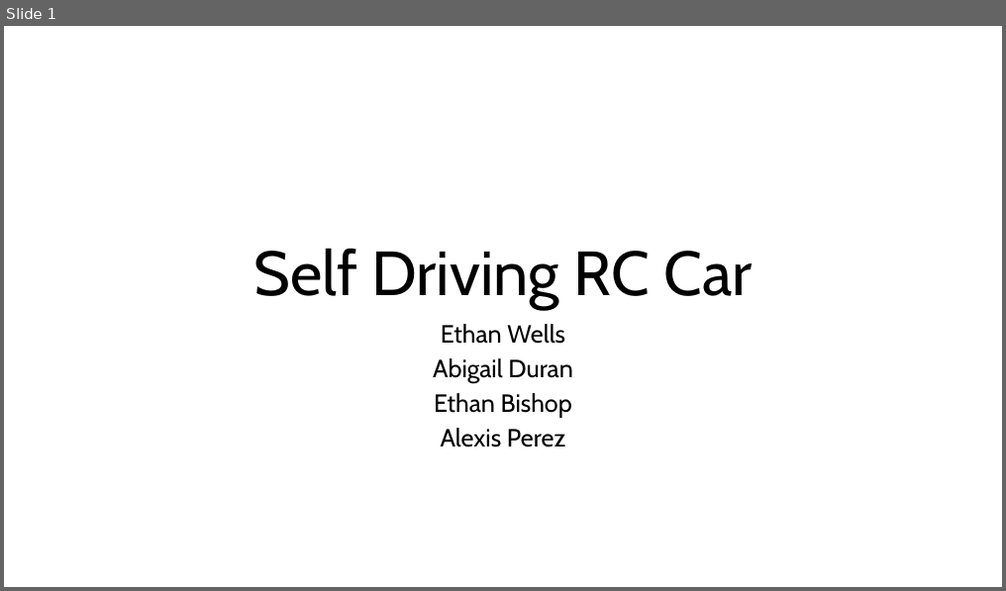
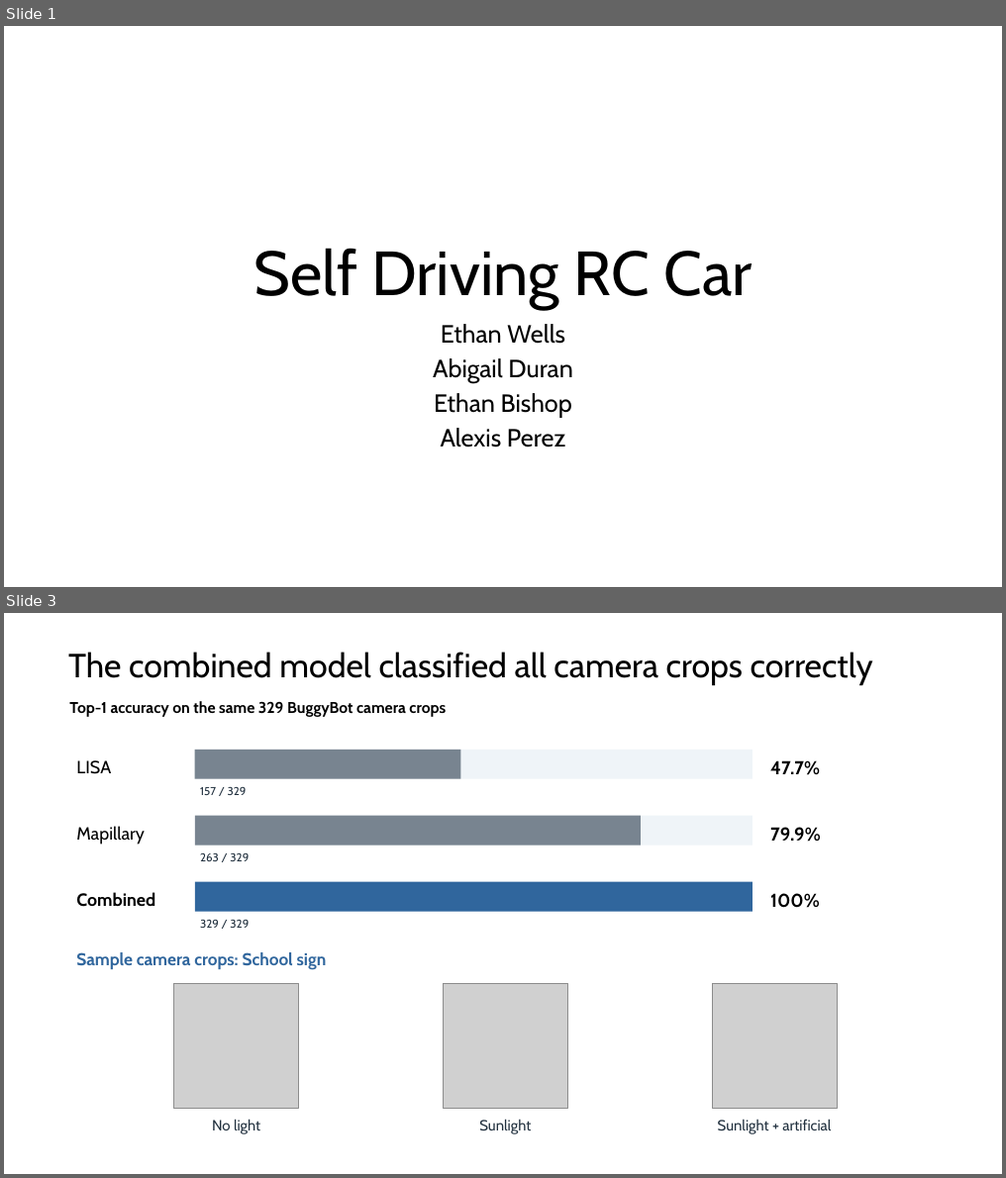
Before and after one commit to EthanWellsSr/BuggyBot, a slide deck: Weekly Reports/Self-Driving-RC-Car.pptx. Shown one above the other, each under a label of ours: slide 1 before the commit, slides 1 and 3 after it; the slides between them are not shown. The pictures are 1006x591 and 1006x1178 pixels, drawn with LibreOffice and Linux fonts; fonts in the diff are those of the drawing; grey boxes stand for pictures. Boxes give left, top, right and bottom in pixels: in the first picture for what was removed or moved away, otherwise in the second. Text is boxed around its words. In the diff, an @@ line names an element or a change of style, - is before the commit and + after.

```diff
--- a/Weekly Reports/Self-Driving-RC-Car.pptx
+++ b/Weekly Reports/Self-Driving-RC-Car.pptx
@@ slide 3 added at <box>4,613,1002,1174</box>, background #FFFFFF @@
@@ text added at <box>68,652,873,685</box>, 32.2 pt, text #000000 @@
+The combined model classified all camera crops correctly
@@ text added at <box>69,701,446,717</box>, 15 pt, text #000000, bold @@
+Top-1 accuracy on the same 329 BuggyBot camera crops
@@ text added at <box>76,761,111,774</box>, 17 pt, text #000000 @@
+LISA
@@ rectangle added at <box>195,750,752,779</box>, fill #EFF4F8 @@
@@ rectangle added at <box>195,750,461,779</box>, fill #788490 @@
@@ text added at <box>770,761,820,775</box>, 18 pt, text #000000, bold @@
+47.7%
@@ text added at <box>200,786,247,795</box>, 11 pt, text #22313F @@
+157 / 329
@@ rectangle added at <box>195,816,752,846</box>, fill #EFF4F8 @@
@@ rectangle added at <box>195,816,642,846</box>, fill #788490 @@
@@ text added at <box>76,826,144,845</box>, 17 pt, text #000000 @@
+Mapillary
@@ text added at <box>770,827,821,842</box>, 18 pt, text #000000, bold @@
+79.9%
@@ text added at <box>200,853,249,861</box>, 11 pt, text #22313F @@
+263 / 329
@@ text added at <box>76,892,155,907</box>, 17 pt, text #000000, bold @@
+Combined
@@ rectangle added at <box>195,881,752,912</box>, fill #30669D @@
@@ text added at <box>770,893,820,908</box>, 18 pt, text #000000, bold @@
+100%
@@ text added at <box>200,919,249,928</box>, 11 pt, text #22313F @@
+329 / 329
@@ text added at <box>76,953,327,970</box>, 16.5 pt, text #30669D, bold @@
+Sample camera crops: School sign
@@ picture added at <box>174,983,299,1109</box> @@
@@ picture added at <box>443,983,567,1109</box> @@
@@ picture added at <box>712,983,838,1109</box> @@
@@ text added at <box>212,1119,260,1135</box>, 14.2 pt, text #22313F @@
+No light
@@ text added at <box>479,1119,531,1135</box>, 14.2 pt, text #22313F @@
+Sunlight
@@ text added at <box>718,1119,831,1135</box>, 14.2 pt, text #22313F @@
+Sunlight + artificial
```
Also in this commit, not shown: 4 slides changed, 7 other slides added, 9 slides removed.
